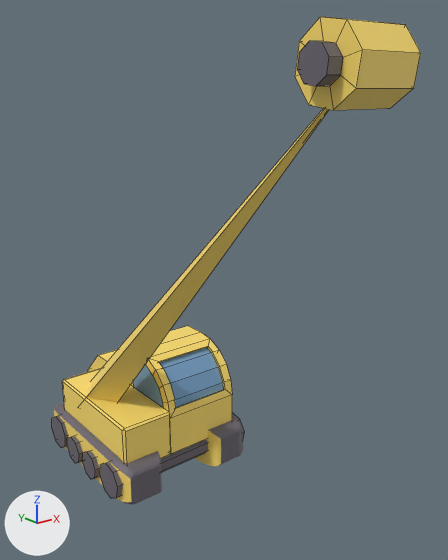
What one commit did to the FBX model Assets/Models/Wrecking_veh.fbx.
One viewpoint serves both versions: a camera (50 mm lens) standing at (-4.84, -8.19, 5.89) and looking at (0.25, -1.83, 3.35). The lights are fixed; the arrows at lower left show +X, +Y and +Z. Mesh edges are drawn as thin lines on the coarser meshes. Where no turn or scale is listed for an object, it has been applied to the vertices. Vertices at the same position are counted once.
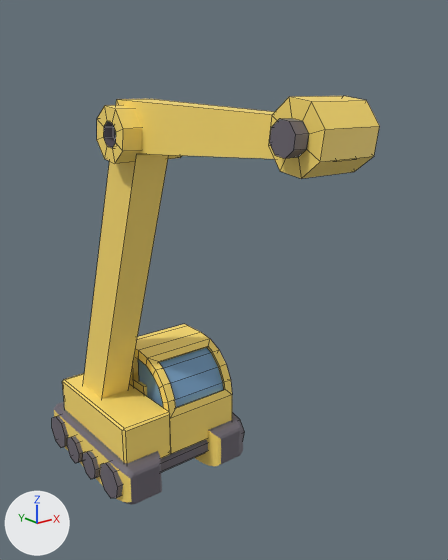
What differs and where, as boxes (x1, y1, x2, y2) in the pictures (448 x 560 px; the box of a moved part takes in the faces that stretch with it):
'Cube.004', added (yellow)
    after: (83, 99, 353, 398)
'Cylinder', moved
    before: (295, 17, 421, 110)
    after: (268, 96, 379, 179)
'Cone', deleted (yellow)
    before: (86, 108, 329, 402)
'Cube.001', reshaped
    before: (88, 326, 232, 454)
    after: (129, 324, 232, 454)
'glass', reshaped
    before: (133, 348, 223, 408)
    after: (138, 348, 223, 408)
'Cylinder.001', added (yellow)
    after: (97, 105, 182, 163)
part 1 of me_cube_004, built on
    after: (132, 324, 188, 374)
part 2 of me_cube_006, moved or reshaped
    before: (133, 365, 163, 408)
    after: (138, 359, 163, 407)

What the commit changed:
me_cube_004 is used by ob_cube_001; location (-0.33, 0.0, 0.27).
Verts and faces of me_cube_004; kept vertices keep their numbers, new ones are numbered from 75.
Before the commit, vertices of me_cube_004: 44 (1.31, 0.09, 1.63) at pixel (188, 325), 45 (1.31, 0.09, 0.18), 54 (0.08, 0.09, 0.18), 55 (0.08, 0.09, 1.63).
me_cube_004 had 75 vertices, 59 faces and spanned x 0.08..1.37, y -1.13..1.69, z 0.02..1.63.
me_cube_004 now has 79 vertices, 63 faces and spans x 0.08..1.37, y -1.13..1.69, z 0.02..1.63.
Part 1, on me_cube_004:
Faces deleted: (44, 45, 54, 55).
New vertices 75 to 78 stand at vertices 44, 45, 54, 55, in that order, plus (0.0, 0.12, 0.0).
New faces: (54, 55, 78, 77), (75, 76, 77, 78), (44, 45, 76, 75), (44, 75, 78, 55), (45, 54, 77, 76).
me_cube_006 has 28 vertices, 6 faces and spans x 0.084..1.306, y -1.057..0.001, z 0.331..1.539.
me_cube_006 is used by ob_glass; location (-0.33, 0.0, 0.27).
me_cube_006 part 2: the loose piece of 9 vertices spanning x 0.084, y -0.971..-0.064, z 0.331..1.475 is moved by (0.108, 0.0, 0.0).
Mesh me_cylinder_001 is new.
It has 48 vertices, 42 faces and spans x -0.488..0.488, y -0.34..0.34, z -0.34..0.34.
It uses material mat_yelow (picture img_colors_jpg).
Mesh me_cube is new.
It has 12 vertices, 10 faces and spans x -0.24..0.24, y -4.59..0.59, z -1.01..4.28.
It uses material mat_yelow (picture img_colors_jpg).
Object 'Cone' (ob_cone) is deleted.
Object 'Cylinder' (ob_cylinder) moves from (-0.75, -4.77, 6.05) to (-0.59, -4.3, 5.46).
Object 'Cylinder.001' (ob_cylinder_001) is new; it shows me_cylinder_001.
Its location is (-0.59, -1.26, 5.32).
Object 'Cube.004' (ob_cube_004) is new; it shows me_cube.
Its location is (-0.59, 0.0, 1.45).
